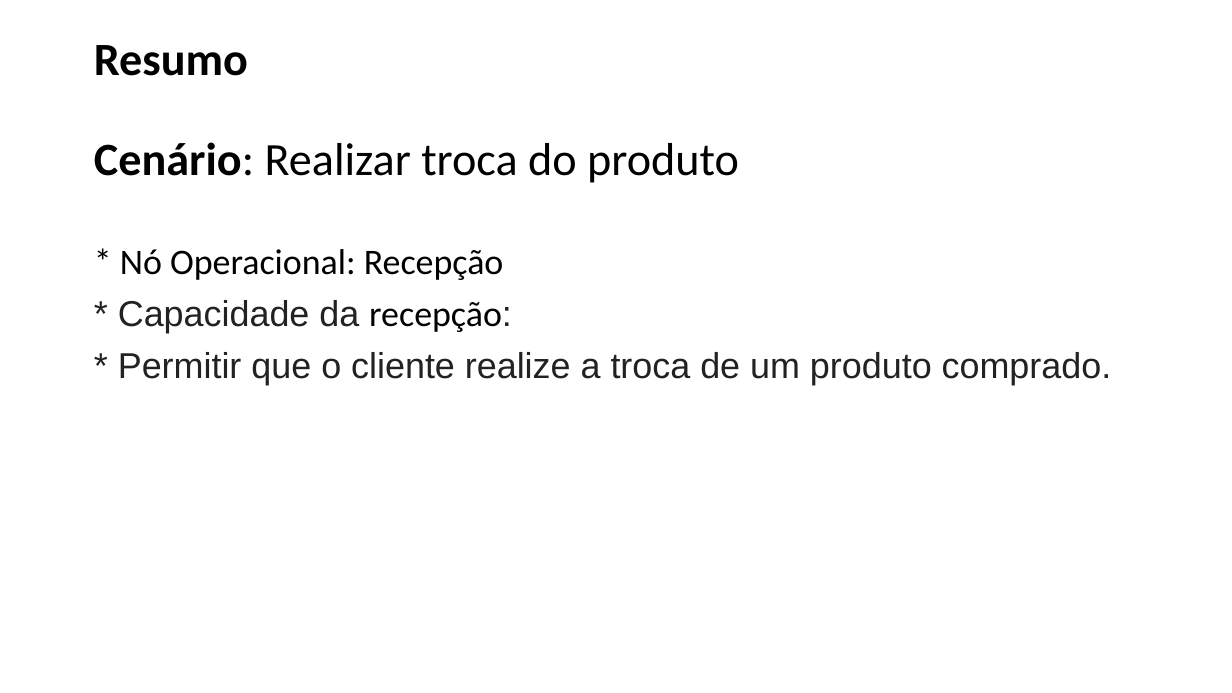
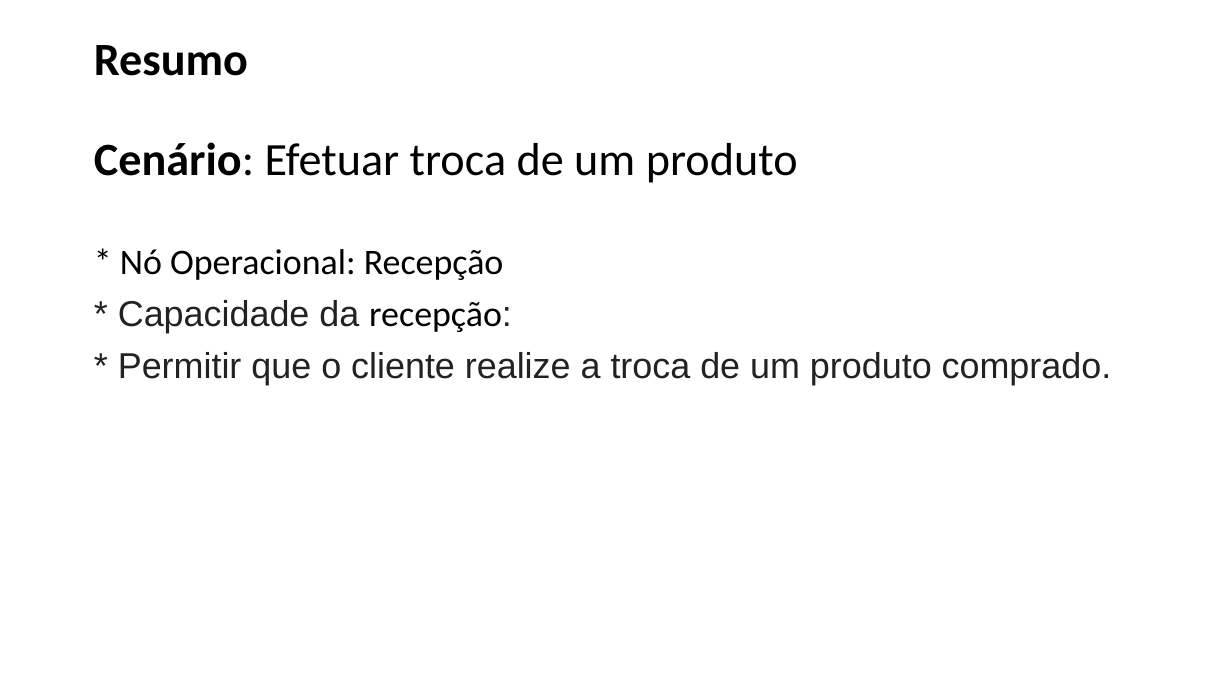
Before and after one commit to brendonimpacta/OPE_RequestSolved, a slide deck: slide 7 of 15. Arquitetura de Negócio para cada Cenário.pptx. Drawn at 1232x693 pixels with LibreOffice and Linux fonts; fonts in the diff are those of the drawing. Boxes give left, top, right and bottom in pixels: in the first picture for what was removed or moved away, otherwise in the second. Text is boxed around its words. In the diff, an @@ line names an element or a change of style, - is before the commit and + after.

```diff
--- a/15. Arquitetura de Negócio para cada Cenário.pptx
+++ b/15. Arquitetura de Negócio para cada Cenário.pptx
@@ title at (x1=94, y1=45, x2=798, y2=183): text changed @@
-Resumo
-Cenário: Realizar troca do produto
+Resumo
+Cenário: Efetuar troca de um produto
```
Also in this commit, not shown: 6 other slides changed.
